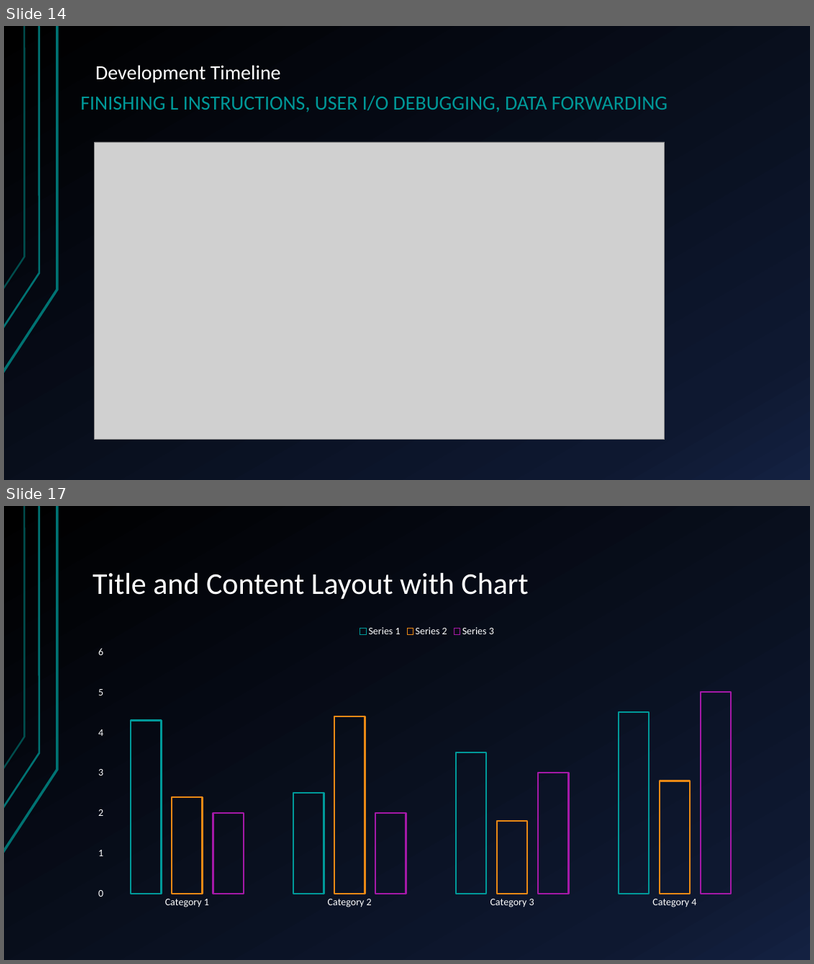
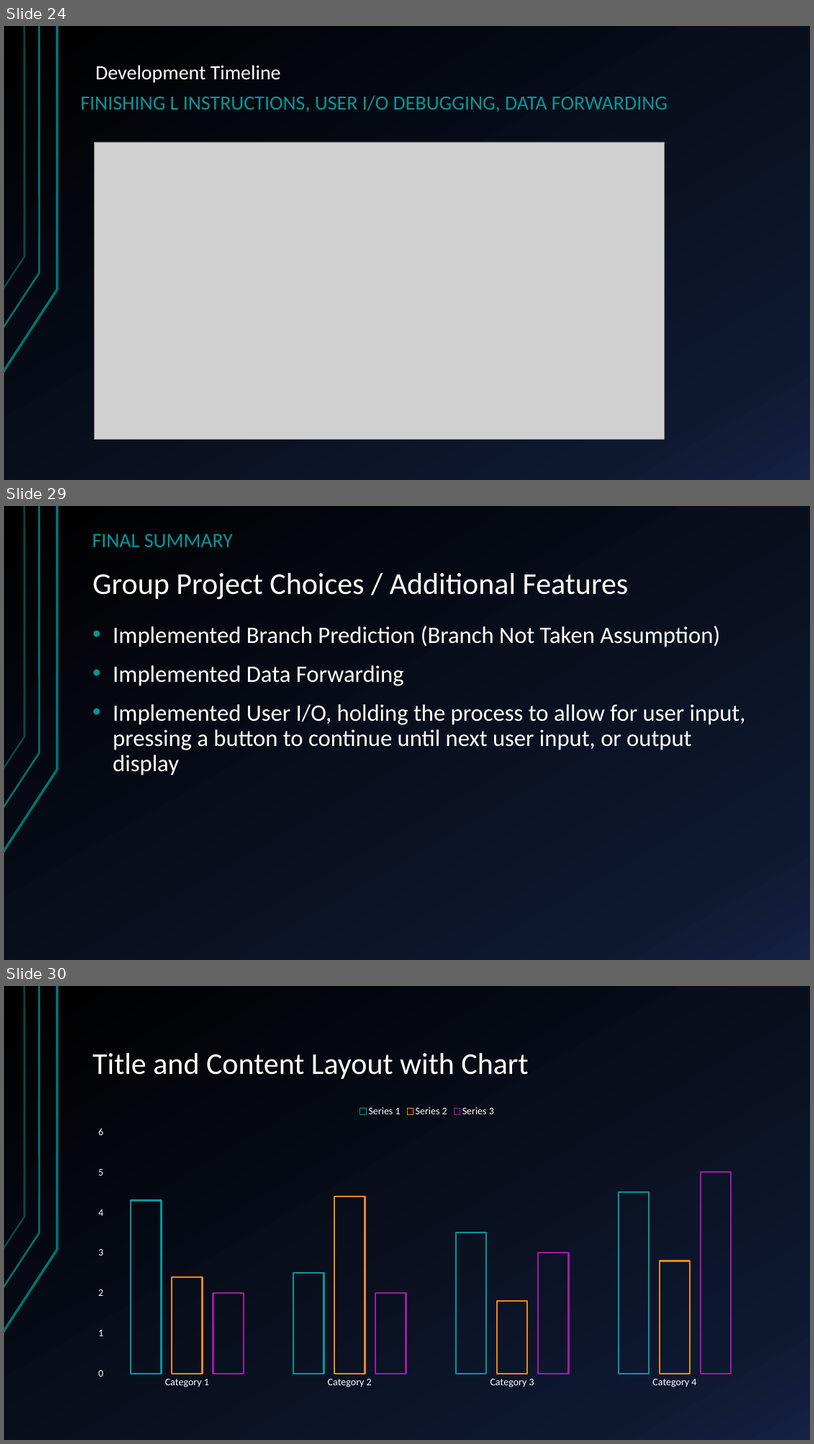
Before and after one commit to HansSanitizer/CENG-450-Project, a slide deck: Documentation/Long-Mann 16-Bit RISC Processor.pptx. Shown one above the other, each under a label of ours: slides 14 and 17 before the commit, slides 24, 29 and 30 after it; the slides between them are not shown. The pictures are 814x964 and 814x1444 pixels, drawn with LibreOffice and Linux fonts; fonts in the diff are those of the drawing; grey boxes stand for pictures. Boxes give left, top, right and bottom in pixels: in the first picture for what was removed or moved away, otherwise in the second. Text is boxed around its words. In the diff, an @@ line names an element or a change of style, - is before the commit and + after.

```diff
--- a/Documentation/Long-Mann 16-Bit RISC Processor.pptx
+++ b/Documentation/Long-Mann 16-Bit RISC Processor.pptx
@@ slide 29 added at bbox=[4, 506, 810, 960], background gradient #000000 to #0F1931 to #142242; not listed: 3 template elements that a slide beside it also shows @@
@@ text added at bbox=[93, 534, 233, 547], 24 pt, text #009999 @@
+FINAL SUMMARY
@@ title added at bbox=[93, 573, 629, 600], 36 pt, text #FFFFFF @@
+Group Project Choices / Additional Features
@@ text added at bbox=[113, 626, 746, 775], 28 pt, text #FFFFFF @@
+• Implemented Branch Prediction (Branch Not Taken Assumption)
+• Implemented Data Forwarding
+• Implemented User I/O, holding the process to allow for user input, pressing a button to continue until next user input, or output display
@@ what was slide 14 is now slide 24 @@
@@ what was slide 17 is now slide 30 @@
```
Also in this commit, not shown: 4 slides changed, 13 other slides added, 1 slide removed.
